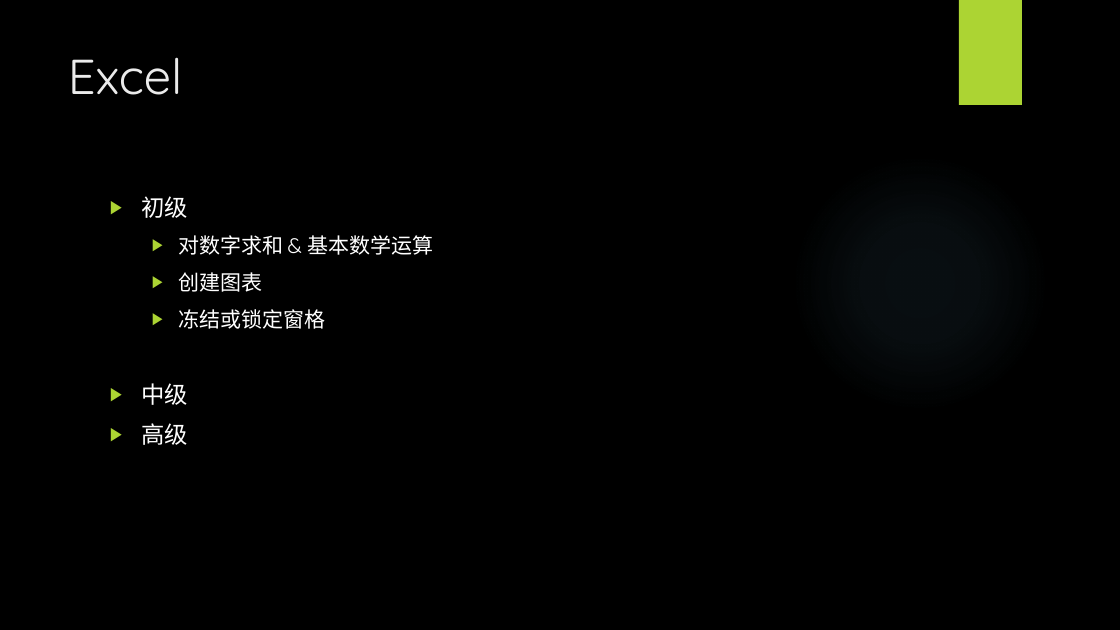
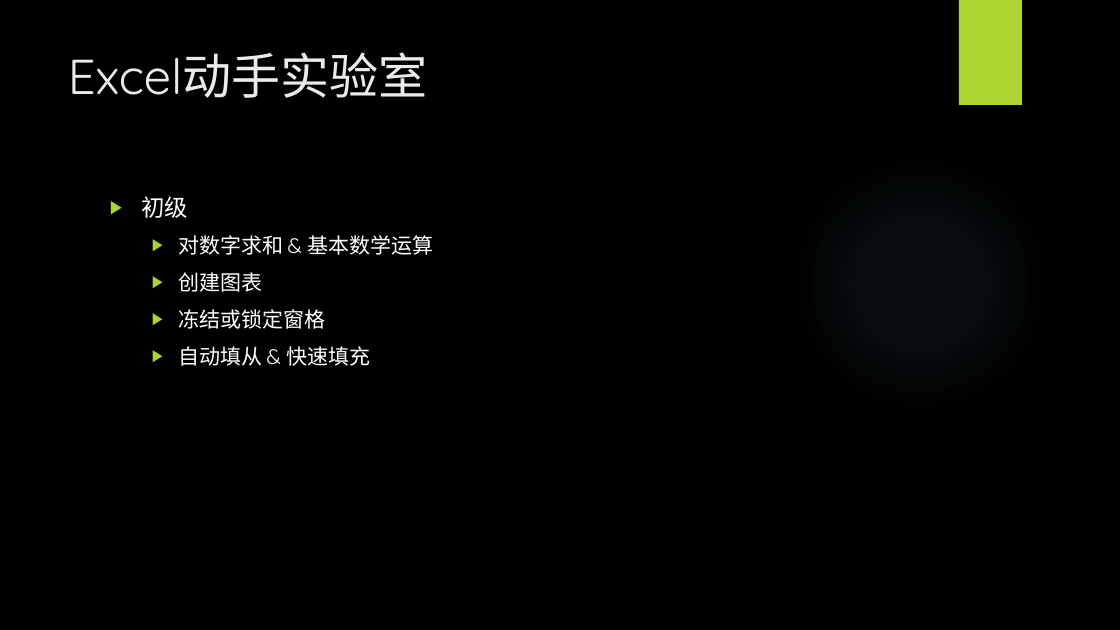
Before and after one commit to BigEgg/OfficeTraining, a slide deck: slide 2 of Excel动手实验室.pptx. Drawn at 1120x630 pixels with LibreOffice and Linux fonts; fonts in the diff are those of the drawing; background and template pictures are left out. Boxes give left, top, right and bottom in pixels: in the first picture for what was removed or moved away, otherwise in the second. Text is boxed around its words. In the diff, an @@ line names an element or a change of style, - is before the commit and + after.

```diff
--- a/Excel动手实验室.pptx
+++ b/Excel动手实验室.pptx
@@ title at (68, 52, 428, 98): text changed @@
-Excel
+Excel动手实验室
@@ text at (178, 346, 371, 366): text changed; size 20 to 18 pt @@
-▶ 中级
-▶ 高级
+  ▶ 自动填从 & 快速填充
```
Also in this commit, not shown: 2 slides added.
